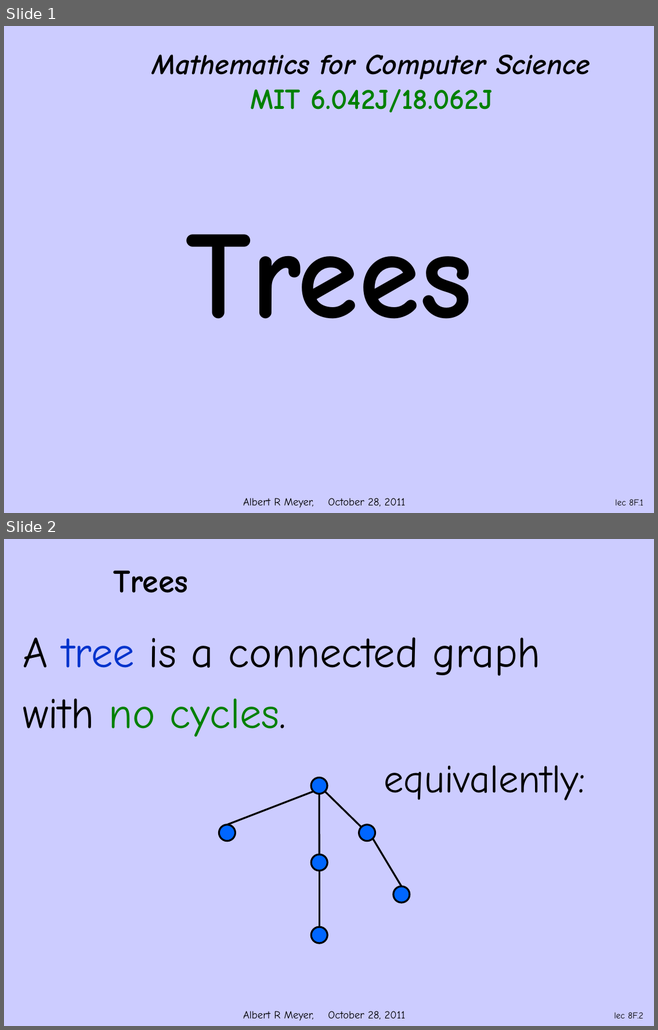
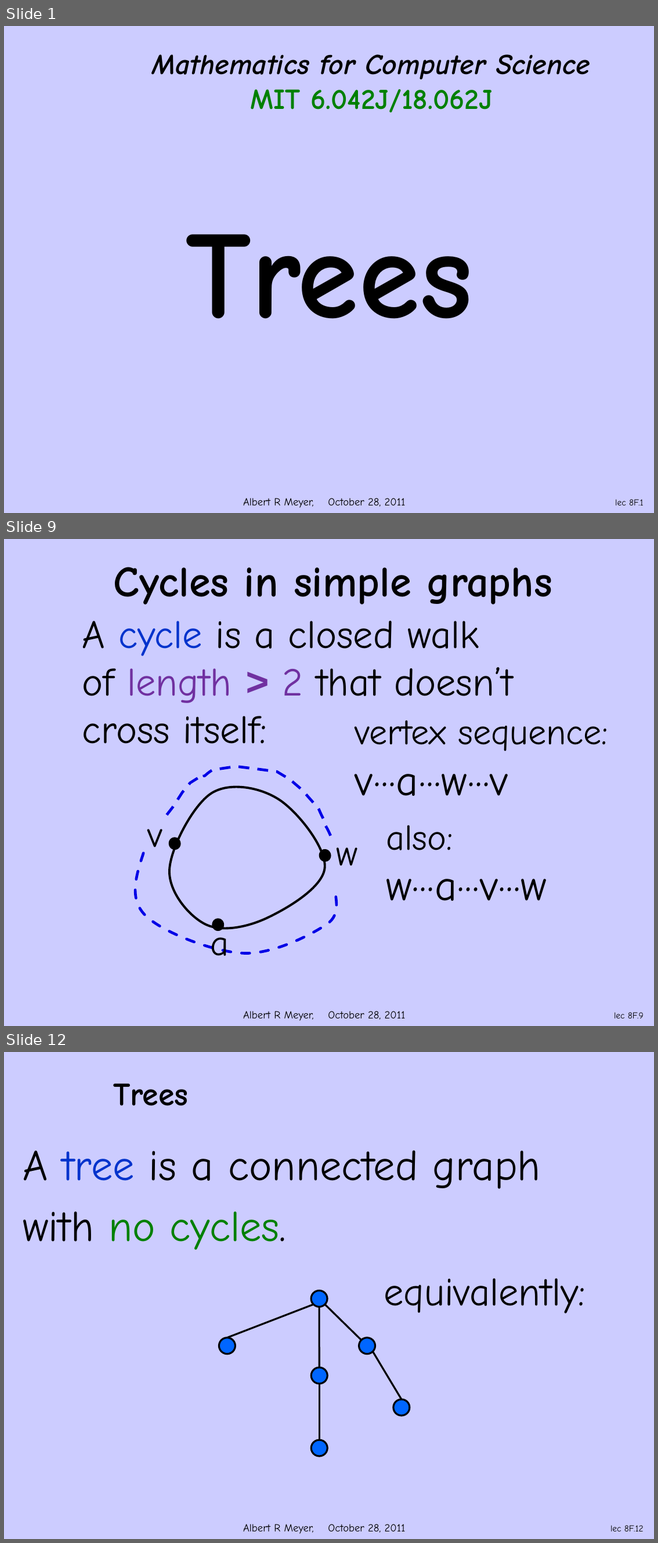
Before and after one commit to armeyer/mcs_web, a slide deck: fall11/slidesF11/slides9m.pptx. Shown one above the other, each under a label of ours: slides 1 and 2 before the commit, slides 1, 9 and 12 after it; the slides between them are not shown. The pictures are 658x1030 and 658x1543 pixels, drawn with LibreOffice and Linux fonts; fonts in the diff are those of the drawing; background and template pictures are left out. Boxes give left, top, right and bottom in pixels: in the first picture for what was removed or moved away, otherwise in the second. Text is boxed around its words. In the diff, an @@ line names an element or a change of style, - is before the commit and + after.

```diff
--- a/fall11/slidesF11/slides9m.pptx
+++ b/fall11/slidesF11/slides9m.pptx
@@ slide 9 added at [4,539,654,1026], background #CCCCFF; not listed: 1 template element that a slide beside it also shows @@
@@ title added at [114,567,552,605], 48 pt, text #000000, bold @@
+Cycles in simple graphs
@@ text added at [82,621,513,744], 44 pt, text #000000 @@
+A cycle is a closed walk
+of length > 2 that doesn’t
+cross itself:
@@ text added at [355,720,608,796], 40 pt, text #000000 @@
+vertex sequence:
+v···a···w···v
@@ freeform shape added at [166,766,330,836], outline #0000E6 3 pt dashed @@
@@ text added at [386,825,546,901], 48 pt, text #000000 @@
+also:
+w···a···v···w
@@ freeform shape added at [129,853,342,955], outline #0000E6 3 pt dashed @@
@@ group added at [147,763,358,956]: 3 texts, 3 ellipses, 1 freeform shape @@
+v
+w
+a
@@ page number added at [614,1012,643,1019], 10 pt, text #000000 @@
+lec 8F.9
@@ what was slide 2 is now slide 12 @@
@@ page number at [610,1525,643,1532]: text changed @@
-lec 8F.2
+lec 8F.12
```
Also in this commit, not shown: 8 slides changed, 9 other slides added, 10 other files.
